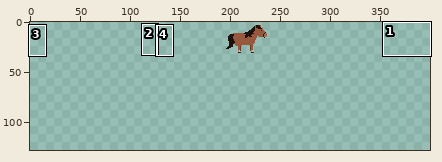
A pixel-art file gets an edit: sprites/animals/horse.aseprite. Above, an overview of the earlier version with the close-up marked.
Close-up. Before the edit:
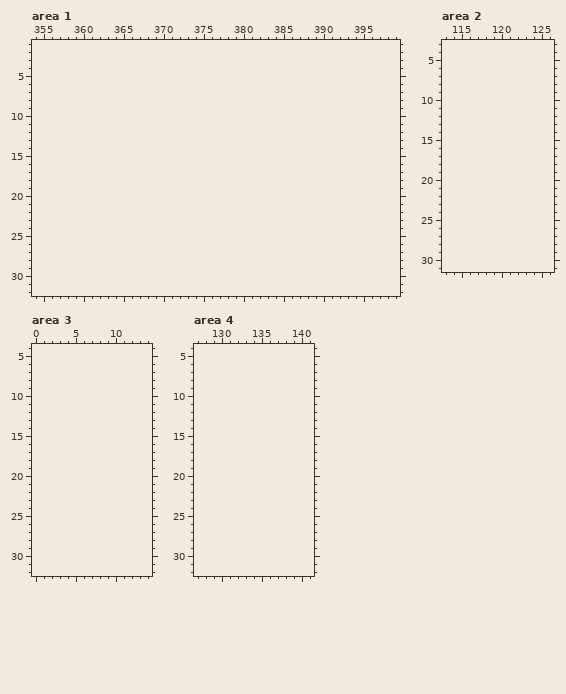
48x32 pixels, 1 frame. Shown: area 1: x 354..399, y 1..32; area 2: x 113..126, y 3..31; area 3: x 0..14, y 4..32; area 4: x 127..141, y 4..32. The old version is drawn lined up with the new one, on the new canvas. The commit also changed other parts of the picture, which this record leaves out.
Once edited:
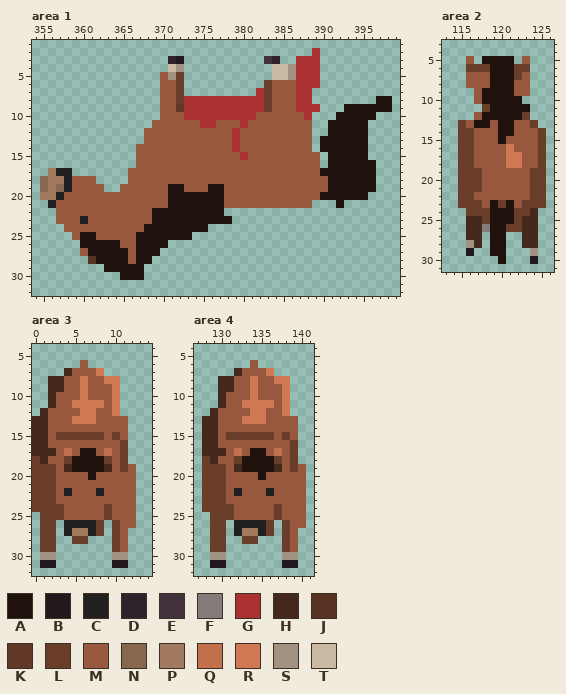
Palette (. is transparent): A #1f120c  B #21191e  C #202020  D #2e222b  E #41323b  F #827d7a  G #ac3232  H #45281c  J #573223  K #613827  L #693d2a  M #97583d  N #876750  P #a27b5f  Q #c2704e  R #cf7853  S #a19282  T #cab9a3
From old to new:
canvas 48x32 -> 400x128, the old top-left corner now at 195,-1 (the part of the old canvas that was cut away was empty and is not shown)
Area 1:
y 2: x 389 . -> G
y 3: x 371..372 .. -> DB; x 383..384 .. -> ED; x 387..389 ... -> GGG
y 4: x 371..372 .. -> TS; x 384..389 ...... -> TTSGGG
y 5: x 370..372 ... -> MSL; x 384..389 ...... -> TTSGGG
y 6: x 370..372 ... -> MML; x 383..389 ....... -> LMMMGGG
y 7: x 370..372 ... -> MML; x 382..388 ....... -> GLMMMGG
y 8: x 370..388 ................... -> MMLGGGGGGGGGGLMMMGG; x 397..398 .. -> AA
y 9: x 370..389 .................... -> MMKGGGGGGGGGGLMMMGGG; x 393..398 ...... -> AAAAAA
y 10: x 370..388 ................... -> MMMGGGGGGGGGMMMMMMG; x 392..396 ..... -> AAAAA
y 11: x 369..388 .................... -> MMMMMMGGMMMGMMMMMMMM; x 391..395 ..... -> AAAAA
y 12: x 368..388 ..................... -> MMMMMMMMMMMGMMMMMMMMM; x 391..395 ..... -> AAAAA
y 13: x 368..388 ..................... -> MMMMMMMMMMMGMMMMMMMMM; x 390..395 ...... -> AAAAAA
y 14: x 367..388 ...................... -> MMMMMMMMMMMMGMMMMMMMMM; x 390..395 ...... -> AAAAAA
y 15: x 367..389 ....................... -> MMMMMMMMMMMMMGMMMMMMMMM; x 391..395 ..... -> AAAAA
y 16: x 367..389 ....................... -> MMMMMMMMMMMMMMMMMMMMMMM; x 391..396 ...... -> AAAAAA
y 17: x 356..358 ... -> PCC; x 366..396 ............................... -> MMMMMMMMMMMMMMMMMMMMMMMMAAAAAAA
y 18: x 355..361 ....... -> NPPCMMM; x 366..396 ............................... -> MMMMMMMMMMMMMMMMMMMMMMMMMAAAAAA
y 19: x 355..362 ........ -> NPNCMMMM; x 365..396 ................................ -> MMMMMMAAMMMAAMMMMMMMMMMMMMAAAAAA
y 20: x 355..395 ......................................... -> PPCMMMMMMMMMMMMMAAAAAAAMMMMMMMMMMMMAAAAAA
y 21: x 356..388 ................................. -> CMMMMMMMMMMMMMMAAAAAAAMMMMMMMMMMM; x 392 . -> A
y 22: x 357..377 ..................... -> MMMMMMMMMMMMAAAAAAAAA
y 23: x 357..378 ...................... -> MMMCMMMMMMMMAAAAAAAAAA
y 24: x 358..375 .................. -> MMMMMMMMMMAAAAAAAA
y 25: x 359..373 ............... -> MAAMMMMMAAAAAAA
y 26: x 360..370 ........... -> AAAAAMMAAAA
y 27: x 360..369 .......... -> MAAAAAMAAA
y 28: x 361..368 ........ -> JAAAAMAA
y 29: x 363..367 ..... -> AAAAA
y 30: x 365..367 ... -> AAA
Area 2:
y 5: x 116 . -> M; x 118..121 .... -> AAAA; x 123 . -> M
y 6: x 116..123 ........ -> LLLAAALL
y 7: x 116..123 ........ -> MMMAAALM
y 8: x 116..123 ........ -> MMMAAAMM
y 9: x 117..123 ....... -> MAAAAMM
y 10: x 117..122 ...... -> MAAAAA
y 11: x 118..123 ...... -> LAAAAA
y 12: x 117..123 ....... -> MAAAAAL
y 13: x 115..124 .......... -> LMAAMAAMML
y 14: x 115..125 ........... -> LLMMMAAMMML
y 15: x 115..125 ........... -> LLMMMAMMMML
y 16: x 115..125 ........... -> LLMMMMRMMML
y 17..18: x 115..125 ........... -> LLMMMMRRMML
y 19..21: x 115..125 ........... -> LLLMMMMMMLL
y 22: x 115..125 ........... -> LLMMMMMMMLL
y 23: x 115..125 ........... -> LLLMALAMLLL
y 24: x 116..124 ......... -> LLLAAALLH
y 25: x 116..124 ......... -> HHLAAALHH
y 26: x 116..124 ......... -> HHFAALLHH
y 27: x 116..117 .. -> HH; x 119..120 .. -> AA; x 123..124 .. -> HH
y 28: x 116..117 .. -> SH; x 119..120 .. -> AA; x 123..124 .. -> HH
y 29: x 116 . -> B; x 119..120 .. -> AA; x 124 . -> S
y 30: x 120 . -> A; x 124 . -> B
Area 3:
y 6: x 6 . -> M
y 7: x 4..8 ..... -> HMMMR
y 8: x 2..10 ......... -> HHMMRMMRR
y 9: x 2..10 ......... -> HHMMRMMMR
y 10: x 2..10 ......... -> HMMMRMMMR
y 11: x 2..10 ......... -> HMMRRRRMR
y 12: x 1..10 .......... -> HMMMMRRMMR
y 13: x 0..11 ............ -> HHMMMRRRMMMM
y 14: x 0..11 ............ -> HHMMMMMMMMMM
y 15: x 0..11 ............ -> HHMLLLLLLMLM
y 16: x 0..11 ............ -> HHMMMMMMMMML
y 17: x 0..11 ............ -> HHHMQMAAMQML
y 18: x 0..11 ............ -> LHMMLAAAALML
y 19: x 0..12 ............. -> LLLMHAAAAHMLM
y 20: x 0..12 ............. -> LLLMMMMAMMMMM
y 21: x 0..12 ............. -> LLLMMMMMMMMMM
y 22: x 0..12 ............. -> LLLMCMMMCMMMM
y 23: x 0..12 ............. -> LLLMMMMMMMMMM
y 24: x 0..12 ............. -> LLLLMMMMMLMMM
y 25: x 1..12 ............ -> LLLMMMMMLMMM
y 26: x 1..2 .. -> LL; x 4..8 ..... -> CCCCL; x 10..12 ... -> LMM
y 27: x 1..2 .. -> LL; x 4..8 ..... -> CPPCL; x 10..11 .. -> LM
y 28: x 1..2 .. -> LL; x 5..6 .. -> LL; x 10..11 .. -> LM
y 29: x 1..2 .. -> LL; x 10..11 .. -> LM
y 30: x 1..2 .. -> SS; x 10..11 .. -> SS
y 31: x 1..2 .. -> BB; x 10..11 .. -> BB
Area 4:
y 6: x 134 . -> M
y 7: x 132..136 ..... -> HMMMR
y 8: x 130..138 ......... -> HHMMRMMRR
y 9: x 130..138 ......... -> HHMMRMMMR
y 10: x 130..138 ......... -> HMMMRMMMR
y 11: x 130..138 ......... -> HMMRRRRMR
y 12: x 129..138 .......... -> HMMMMRRMMR
y 13: x 128..139 ............ -> HHMMMRRRMMMM
y 14: x 128..139 ............ -> HHMMMMMMMMMM
y 15: x 128..139 ............ -> HHMLLLLLLMLM
y 16: x 128..139 ............ -> HHMMMMMMMMML
y 17: x 128..139 ............ -> HHHMQMAAMQML
y 18: x 128..139 ............ -> LHMMLAAAALML
y 19: x 128..140 ............. -> LLLMHAAAAHMLM
y 20: x 128..140 ............. -> LLLMMMMAMMMMM
y 21: x 128..140 ............. -> LLLMMMMMMMMMM
y 22: x 128..140 ............. -> LLLMCMMMCMMMM
y 23: x 128..140 ............. -> LLLMMMMMMMMMM
y 24: x 128..140 ............. -> LLLLMMMMMLMMM
y 25: x 129..140 ............ -> LLLMMMMMLMMM
y 26: x 129..130 .. -> LL; x 132..136 ..... -> CCCCL; x 138..140 ... -> LMM
y 27: x 129..130 .. -> LL; x 132..136 ..... -> CPPCL; x 138..139 .. -> LM
y 28: x 129..130 .. -> LL; x 133..134 .. -> LL; x 138..139 .. -> LM
y 29: x 129..130 .. -> LL; x 138..139 .. -> LM
y 30: x 129..130 .. -> SS; x 138..139 .. -> SS
y 31: x 129..130 .. -> BB; x 138..139 .. -> BB
